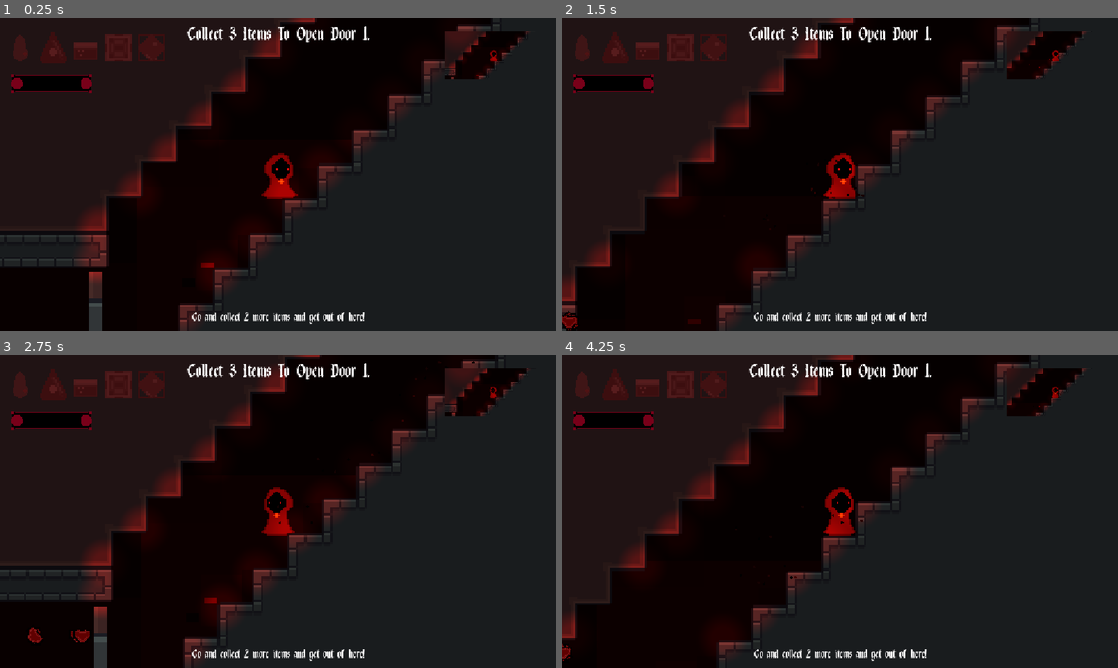
Above: before the commit, frames 1-4 (two rows, left to right).
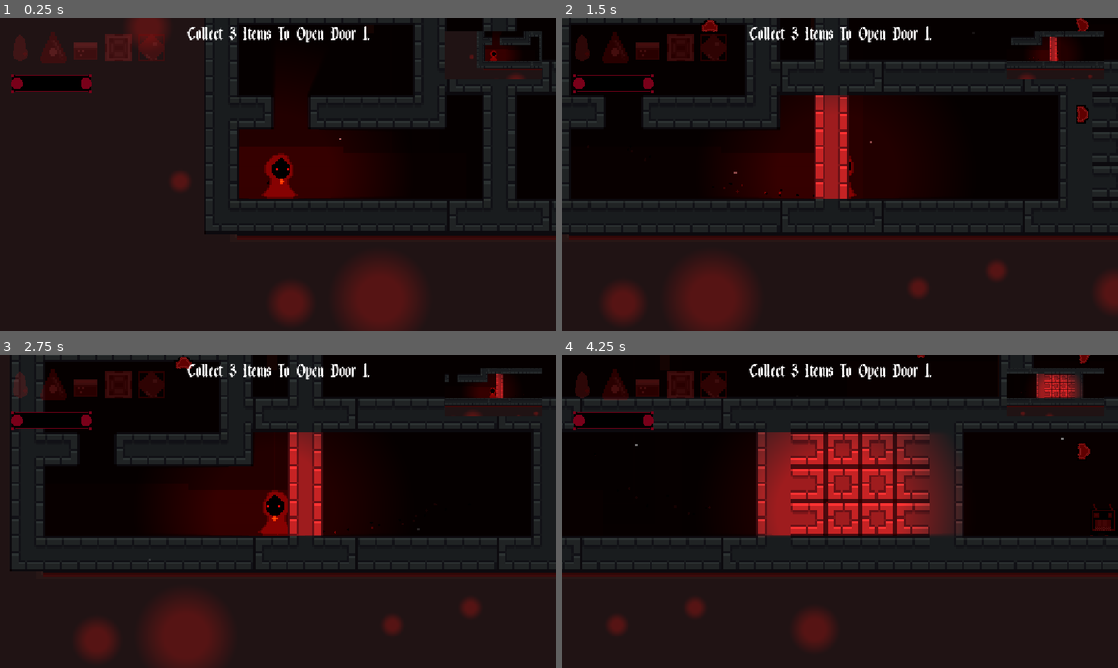
Above: after the commit, the same moments.

Repository: matt-ctrl-alt-del/Sanguis
Game: Godot game, scene res://scenes/game.tscn
The game is run twice, just before and just after one commit, with the same random seed, the same clock (stepped at 60 frames per second) and the same inputs. This scene is started directly instead of the project's main scene.
Inputs (mouse positions are in pixels of both pictures, inside the frame that each line leads up to):
- Up to frame 1 (0.25 s): no input
- Up to frame 2 (1.5 s): tap Enter at 0.5 s; move the mouse to (962, 158) at 0.52 s; hold D (move_right) from 0.53 s (still down); tap Alt at 0.6 s; click (962, 158) at 0.67 s; tap Space (jump) at 0.77 s; move the mouse to (728, 190) at 1.27 s; tap Shift at 1.35 s
- Up to frame 3 (2.75 s): tap Space (jump) at 1.52 s; move the mouse to (333, 442) at 2.02 s; release D (move_right) at 2.03 s; hold A (move_left) from 2.03 s (still down); tap Alt at 2.1 s
- Up to frame 4 (4.25 s): move the mouse to (812, 574) at 2.77 s; release A (move_left) at 2.78 s; hold D (move_right) from 2.78 s (still down); tap Shift at 2.85 s; click (812, 574) at 2.92 s; tap Space (jump) at 3.02, 3.77 s; move the mouse to (1006, 558) at 3.52 s; tap Alt at 3.6 s

The runs differ from the first frame. In frame 1, 29% of the frame differs, in the area x 0-100%, y 0-100%; in frame 2, 43%; in frame 3, 42%; in frame 4, 46%.

Commit message:
finalized version

Diff:
--- a/sanguis/scenes/game.tscn
+++ b/sanguis/scenes/game.tscn
@@ -90,7 +90,7 @@
 
 [node name="player" parent="." unique_id=533371727 instance=ExtResource("3_p57ef")]
 z_index = 10
-position = Vector2(1229.9999, -49.99994)
+position = Vector2(-205.99998, 623)
 scale = Vector2(0.7, 0.7)
 
 [node name="PointLight2D" type="PointLight2D" parent="player" unique_id=1376601956]
@@ -323,6 +323,8 @@
 [node name="npc2" parent="." unique_id=1775985083 instance=ExtResource("21_5newe")]
 position = Vector2(604, 53)
 scale = Vector2(0.7, 0.7)
+collision_layer = 4
+collision_mask = 4
 
 [node name="Control" type="Control" parent="." unique_id=1236382370]
 layout_mode = 3
Binary file added: sanguis/game/game2/game/index.apple-touch-icon.png
Not shown, added: sanguis/game/game2/game/index.apple-touch-icon.png.import
Binary file added: sanguis/game/game2/game/index.icon.png
Not shown, added: sanguis/game/game2/game/index.icon.png.import
Binary file added: sanguis/game/game2/game/index.png
Not shown, added: sanguis/game/game2/game/index.png.import
Binary file added: sanguis/game/game3/game/index.apple-touch-icon.png
Not shown, added: sanguis/game/game3/game/index.apple-touch-icon.png.import
Binary file added: sanguis/game/game3/game/index.icon.png
Not shown, added: sanguis/game/game3/game/index.icon.png.import
Binary file added: sanguis/game/game3/game/index.png
Not shown, added: sanguis/game/game3/game/index.png.import
(and 24 more such lines)
